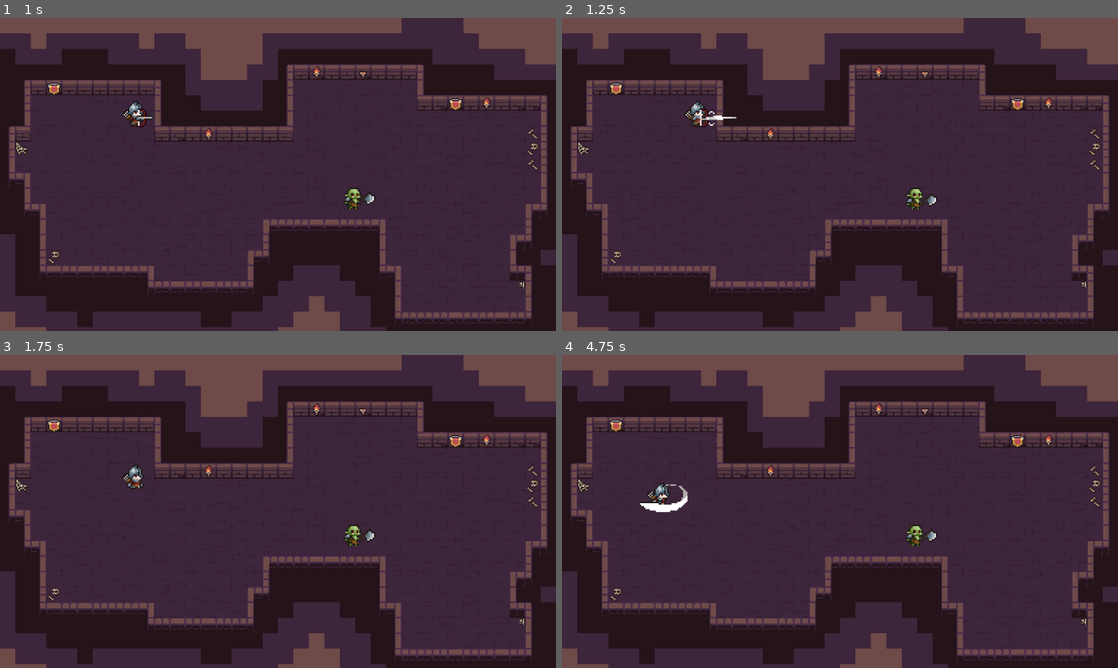
Above: before the commit, frames 1-4 (two rows, left to right).
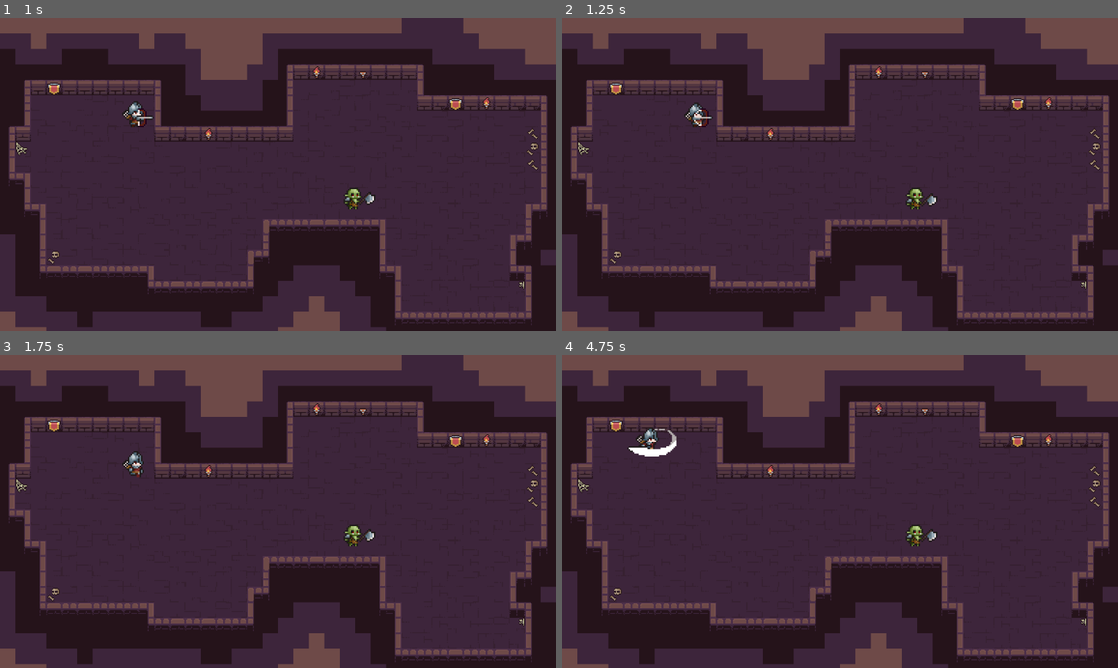
Above: after the commit, the same moments.

Repository: SevenGriphon/roguelike-like
Game: Godot game, scene res://scenes/main.tscn
Two runs of this game, one before a commit and one after it. Both use one fixed random seed, a clock stepped at 60 frames per second and the inputs below.
Inputs (mouse positions are in pixels of both pictures, inside the frame that each line leads up to):
- Up to frame 1 (1 s): move the mouse to (400, 158) at 0.52 s; press the mouse at (400, 158) at 0.53 s; hold D (move_right) from 0.53 s (still down)
- Up to frame 2 (1.25 s): keep holding D (move_right)
- Up to frame 3 (1.75 s): move the mouse to (166, 527) at 1.27 s; release D (move_right) at 1.28 s; release the mouse at (166, 527) at 1.28 s; hold S (move_down) from 1.28 s (still down); tap E (interact) at 1.35 s
- Up to frame 4 (4.75 s): move the mouse to (895, 442) at 2.02 s; release S (move_down) at 2.03 s; hold D (move_right) 2.03-2.78 s; hold Right mouse button (mele_attack) 2.03-2.78 s; move the mouse to (812, 574) at 2.77 s; hold W (move_up) 2.78-3.53 s; click (812, 574) at 2.85 s; move the mouse to (1006, 558) at 3.52 s; hold E (interact) 3.53-4.28 s; hold A (move_left) from 3.53 s (still down); move the mouse to (673, 464) at 4.27 s; right-click (673, 464) at 4.35 s

Frame 1 is identical in both runs. In frame 2, 0.2% of the frame differs, in the area x 22-32%, y 26-35%; in frame 3, 0.3%; in frame 4, 0.8%, in the area x 11-23%, y 23-51%.

Commit message:
Add resource for weapon data

Diff:
--- a/scenes/main.tscn
+++ b/scenes/main.tscn
@@ -6,7 +6,6 @@
 [ext_resource type="PackedScene" uid="uid://cnjgt8wylai73" path="res://scenes/enemy_spawn_marker.tscn" id="5_tbgi4"]
 [ext_resource type="PackedScene" uid="uid://b11owtvwtskg8" path="res://scenes/tile_map.tscn" id="5_tefeu"]
 [ext_resource type="Texture2D" uid="uid://b668n57f786ri" path="res://assets/2D Pixel Dungeon Asset Pack/character and tileset/Dungeon_Tileset.png" id="6_tefeu"]
-[ext_resource type="PackedScene" uid="uid://b3brogqbvc824" path="res://scenes/Bow.tscn" id="7_o6xl0"]
 
 [sub_resource type="NavigationPolygon" id="NavigationPolygon_tefeu"]
 vertices = PackedVector2Array(35, 431, 67, 431, 67, 559, 15, 657, 291, 559, 291, 591, 541, 591, 541, 527, 573, 527, 771 …(738 unchanged characters)…
@@ -174,6 +173,3 @@
 [node name="DetailsLayer" type="TileMapLayer" parent="NavigationRegion2D/TileMap"]
 tile_map_data = PackedByteArray("AAAUAAMAAAAAAAkAAAANAAcAAAAAAAkAAAAfAAUAAAAAAAkAAAADAAQAAAAEAAcAAAAdAAUAAAAEAAcAAAADAA8AAAAHAAcAAAABAAgAAAAEAAYAAAAiAAcAAAAIAAYAAAAiAAkAAAAIAAYAAAAiAAgAAAAHAAcAAAAhABEAAAAFAAYAAAAXAAMAAAACAAkAAAA=")
 tile_set = SubResource("TileSet_tipki")
-
-[node name="Bow" parent="." instance=ExtResource("7_o6xl0")]
-position = Vector2(413, 366)
--- a/scenes/player_character.tscn
+++ b/scenes/player_character.tscn
@@ -694,7 +694,7 @@
 collision_mask = 16
 script = ExtResource("1_kww55")
 player_state_machine = NodePath("PlayerStateMachine")
-current_weapon = NodePath("RangeWeapon")
+current_weapon = NodePath("ChargeWeapon")
 
 [node name="AnimatedSprite2D" type="AnimatedSprite2D" parent="."]
 position = Vector2(0, -21)
--- /dev/null
+++ b/scripts/weapon_data.gd
@@ -0,0 +1,5 @@
+class_name WeaponData extends Resource
+
+@export var texture :Texture
+@export var weapon_script :Script
+@export var damage :int
--- /dev/null
+++ b/weapons/charge_weapon.tres
@@ -0,0 +1,12 @@
+[gd_resource type="Resource" script_class="WeaponData" load_steps=4 format=3 uid="uid://djv7b5yjfxe1w"]
+
+[ext_resource type="Script" uid="uid://c40oowmw88aqy" path="res://scripts/weapon_data.gd" id="1_3o0td"]
+[ext_resource type="Texture2D" uid="uid://23vor62oxdaa" path="res://assets/bow.png" id="2_4co6c"]
+[ext_resource type="Script" uid="uid://xgkudslun48y" path="res://scripts/Weapons/charge_weapon.gd" id="3_71l4t"]
+
+[resource]
+script = ExtResource("1_3o0td")
+texture = ExtResource("2_4co6c")
+weapon_script = ExtResource("3_71l4t")
+damage = 30
+metadata/_custom_type_script = "uid://c40oowmw88aqy"
--- /dev/null
+++ b/weapons/range_weapon.tres
@@ -0,0 +1,12 @@
+[gd_resource type="Resource" script_class="WeaponData" load_steps=4 format=3 uid="uid://cns33t78uf7e7"]
+
+[ext_resource type="Script" uid="uid://c40oowmw88aqy" path="res://scripts/weapon_data.gd" id="1_yea6x"]
+[ext_resource type="Texture2D" uid="uid://23vor62oxdaa" path="res://assets/bow.png" id="2_mocap"]
+[ext_resource type="Script" uid="uid://8lgmpa2w2p8f" path="res://scripts/Weapons/range_weapon.gd" id="3_hqcmw"]
+
+[resource]
+script = ExtResource("1_yea6x")
+texture = ExtResource("2_mocap")
+weapon_script = ExtResource("3_hqcmw")
+damage = 50
+metadata/_custom_type_script = "uid://c40oowmw88aqy"
Binary file added: assets/bow.png
Not shown, added: assets/bow.png.import
Not shown: 1 places in scenes/main.tscn that only renumber resources
Not shown, added: scripts/weapon_data.gd.uid
